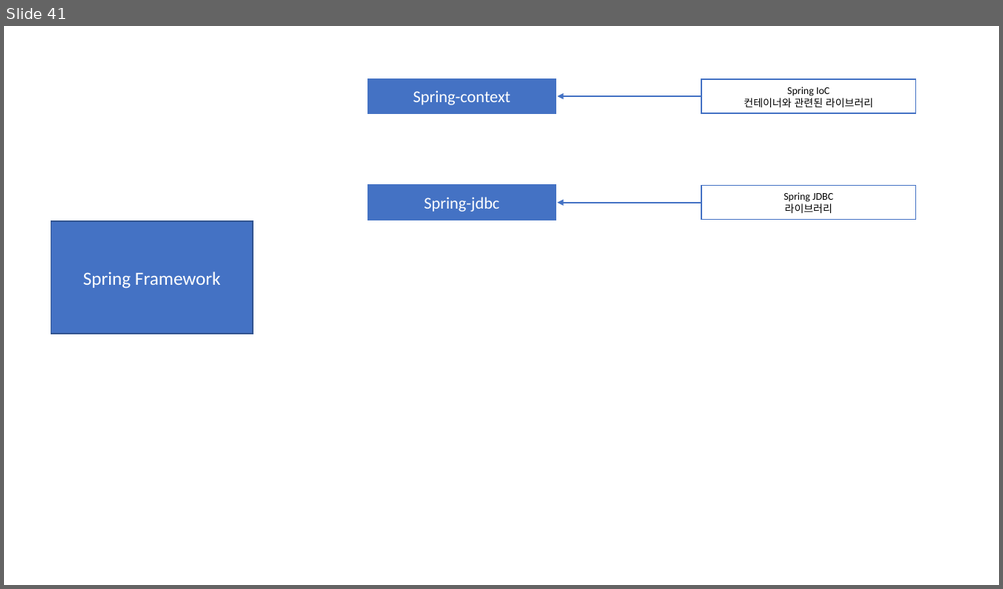
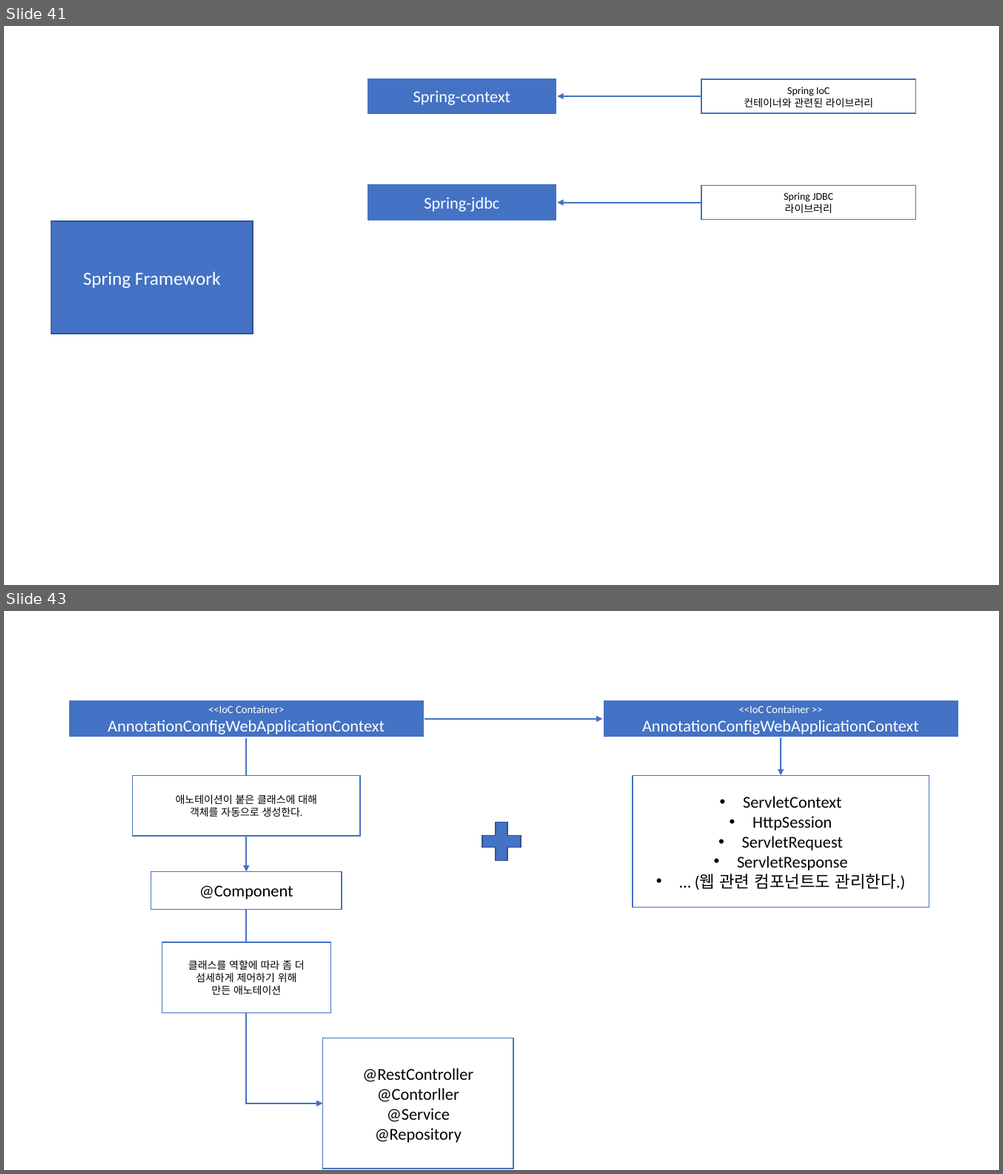
Before and after one commit to Dingadung/2022-study-workspace, a slide deck: study-note/자바/2022-10-11 내용정리.pptx. Shown one above the other, each under a label of ours: slide 41 before the commit, slides 41 and 43 after it; the slides between them are not shown. The pictures are 1003x589 and 1003x1174 pixels, drawn with LibreOffice and Linux fonts; fonts in the diff are those of the drawing. Boxes give left, top, right and bottom in pixels: in the first picture for what was removed or moved away, otherwise in the second. Text is boxed around its words. In the diff, an @@ line names an element or a change of style, - is before the commit and + after.

```diff
--- a/study-note/자바/2022-10-11 내용정리.pptx
+++ b/study-note/자바/2022-10-11 내용정리.pptx
@@ slide 43 added at box(4, 611, 999, 1170), background #FFFFFF @@
@@ rectangle added at box(68, 700, 424, 738), fill #4472C4, outline #FFFFFF 1.5 pt, 16 pt, text #FFFFFF @@
+<<IoC Container>
+AnnotationConfigWebApplicationContext
@@ arrow added from (424, 719) to (603, 719), #4472C4 1.5 pt @@
@@ rectangle added at box(603, 700, 959, 738), fill #4472C4, outline #FFFFFF 1.5 pt, 16 pt, text #FFFFFF @@
+<<IoC Container >>
+AnnotationConfigWebApplicationContext
@@ arrow added from (247, 738) to (247, 872), #4472C4 1.5 pt @@
@@ arrow added from (781, 738) to (781, 776), #4472C4 1.5 pt @@
@@ rectangle added at box(132, 776, 360, 836), fill #FFFFFF, outline #4472C4 1 pt, 10 pt, text #000000 @@
+애노테이션이 붙은 클래스에 대해
+객체를 자동으로 생성한다.
@@ rectangle added at box(632, 776, 929, 908), fill #FFFFFF, outline #4472C4 1 pt, 16 pt, text #000000 @@
+• ServletContext
+• HttpSession
+• ServletRequest
+• ServletResponse
+• … (웹 관련 컴포넌트도 관리한다.)
@@ plus added at box(482, 822, 521, 861), fill #4472C4, outline #325491 1 pt @@
@@ rectangle added at box(151, 872, 342, 910), fill #FFFFFF, outline #4472C4 1 pt, 16 pt, text #000000 @@
+@Component
@@ elbow arrow added from (247, 909) to (323, 1104), #4472C4 1.5 pt @@
@@ rectangle added at box(162, 943, 331, 1013), fill #FFFFFF, outline #4472C4 1 pt, 10 pt, text #000000 @@
+클래스를 역할에 따라 좀 더 섬세하게 제어하기 위해
+만든 애노테이션
@@ rectangle added at box(323, 1039, 514, 1169), fill #FFFFFF, outline #4472C4 1 pt, 16 pt, text #000000 @@
+@RestController
+@Contorller
+@Service
+@Repository
```
Also in this commit, not shown: 1 other slide added, 19 other files.
